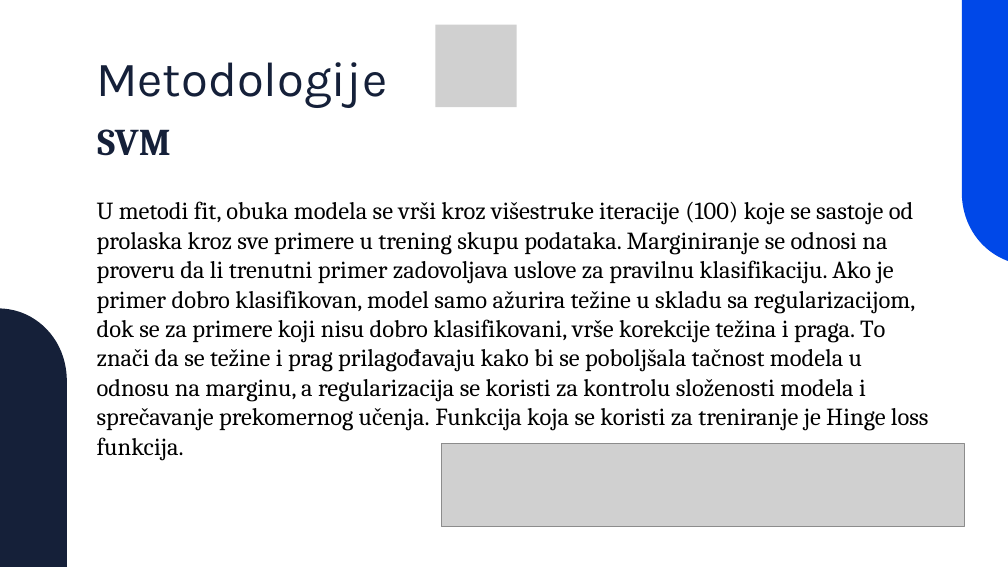
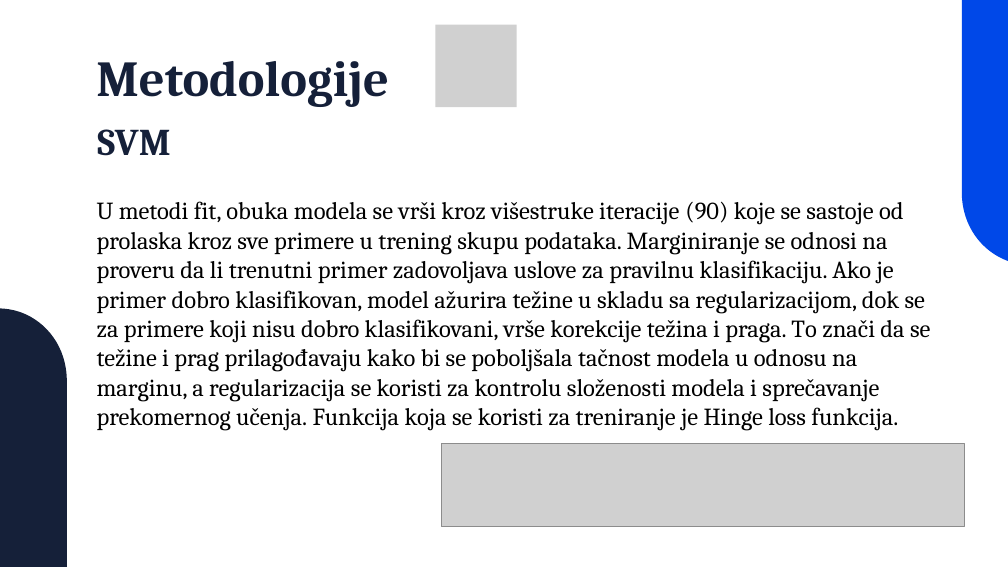
Before and after one commit to SonjaBaljicki/fake-news-detection, a slide deck: slide 9 of Fake-news-detection.pptx. Drawn at 1008x567 pixels with LibreOffice and Linux fonts; fonts in the diff are those of the drawing; grey boxes stand for pictures. Boxes give left, top, right and bottom in pixels: in the first picture for what was removed or moved away, otherwise in the second. Text is boxed around its words. In the diff, an @@ line names an element or a change of style, - is before the commit and + after.

```diff
--- a/Fake-news-detection.pptx
+++ b/Fake-news-detection.pptx
@@ text "Metodologije" at bbox=[96, 61, 389, 107]: size 70 to 72 pt, font Karla to Cambria, bold on @@
@@ text at bbox=[97, 201, 930, 431]: text changed @@
-U metodi fit, obuka modela se vrši kroz višestruke iteracije (100) koje se sastoje od prolaska kroz sve primere u trening skupu podataka. Marginiranje se odnosi na proveru da li trenutni primer zadovoljava uslove za pravilnu klasifikaciju. Ako je primer dobro klasifikovan, model samo ažurira težine u skladu sa regularizacijom, dok se za primere koji nisu dobro klasifikovani, vrše korekcije težina i praga. To znači da se težine i prag prilagođavaju kako bi se poboljšala tačnost modela u odnosu na marginu, a regularizacija se koristi za kontrolu složenosti modela i sprečavanje prekomernog učenja. Funkcija koja se koristi za treniranje je Hinge loss funkcija.
+U metodi fit, obuka modela se vrši kroz višestruke iteracije (90) koje se sastoje od prolaska kroz sve primere u trening skupu podataka. Marginiranje se odnosi na proveru da li trenutni primer zadovoljava uslove za pravilnu klasifikaciju. Ako je primer dobro klasifikovan, model ažurira težine u skladu sa regularizacijom, dok se za primere koji nisu dobro klasifikovani, vrše korekcije težina i praga. To znači da se težine i prag prilagođavaju kako bi se poboljšala tačnost modela u odnosu na marginu, a regularizacija se koristi za kontrolu složenosti modela i sprečavanje prekomernog učenja. Funkcija koja se koristi za treniranje je Hinge loss funkcija.
```
Also in this commit, not shown: 11 other slides changed, 6 other files.
